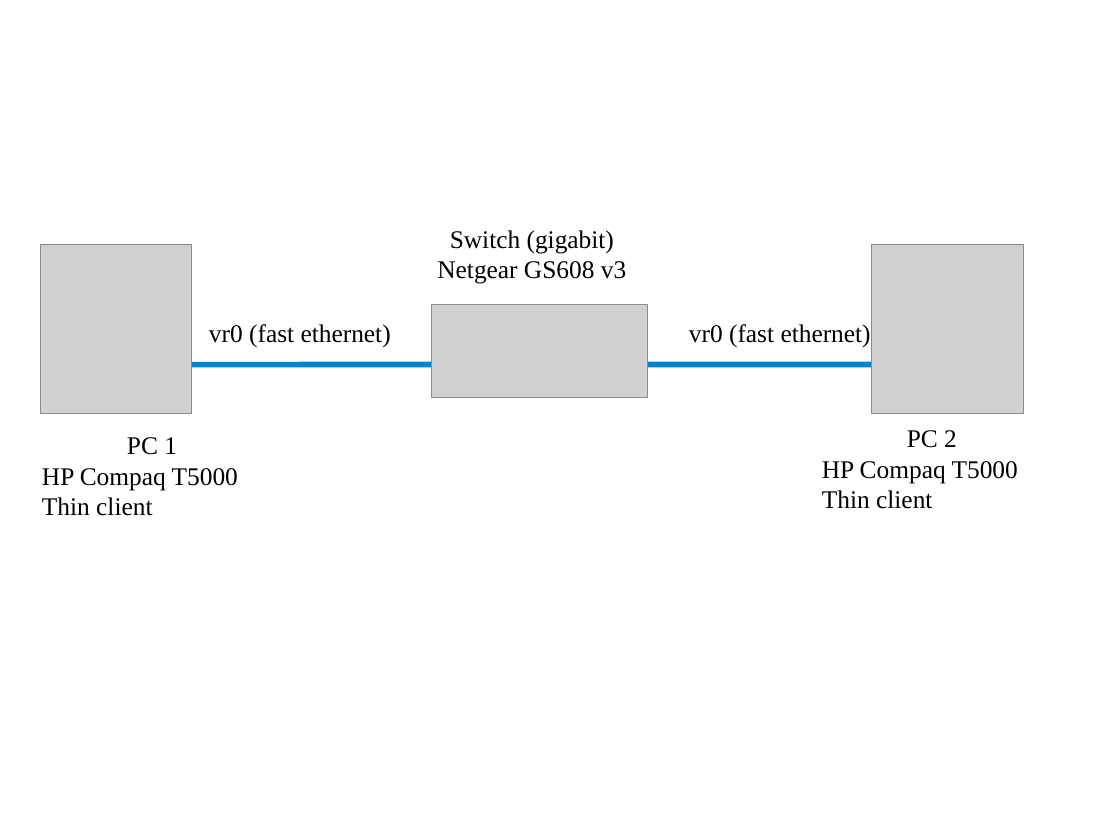
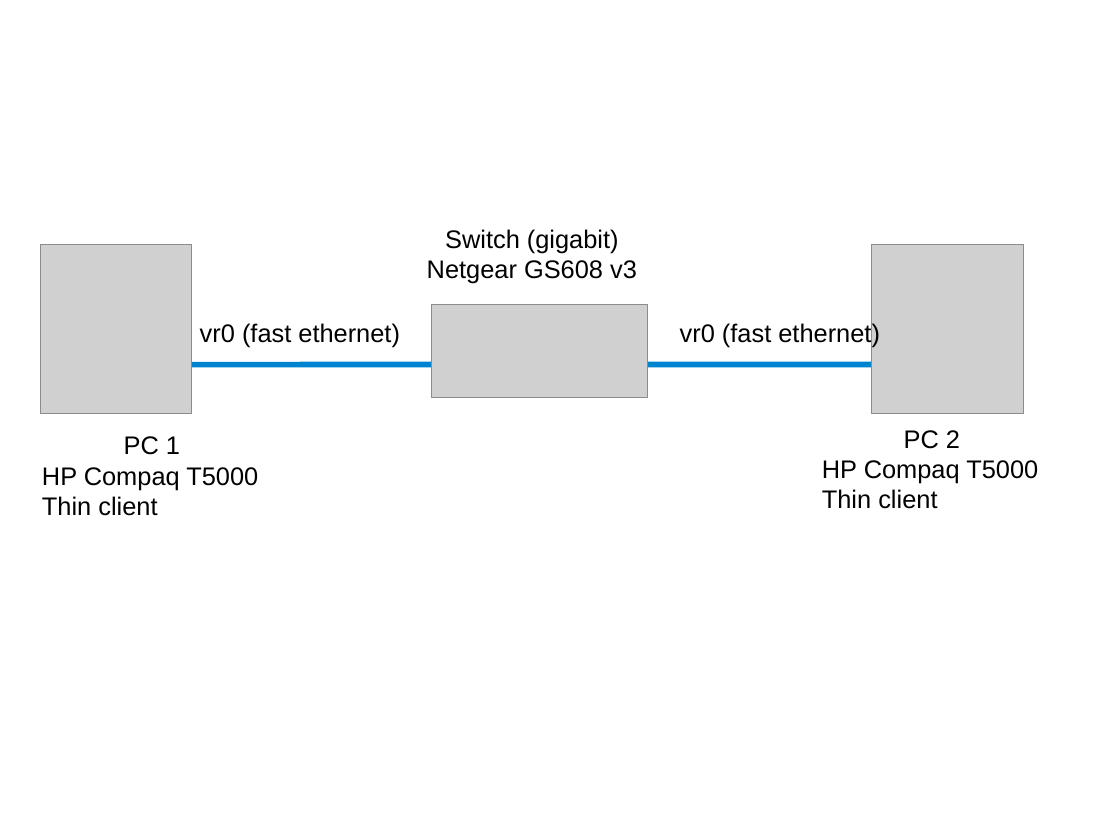
Before and after one commit to ocochard/BSDRP, a slide deck: slide 9 of trunk/docs/labs.examples.odp. Drawn at 1120x840 pixels with LibreOffice and Linux fonts; fonts in the diff are those of the drawing; grey boxes stand for pictures. Boxes give left, top, right and bottom in pixels: in the first picture for what was removed or moved away, otherwise in the second. Text is boxed around its words. In the diff, an @@ line names an element or a change of style, - is before the commit and + after.

```diff
--- a/trunk/docs/labs.examples.odp
+++ b/trunk/docs/labs.examples.odp
@@ font Times New Roman to Arial in 5 elements at (200,323,400,348), (680,322,880,348), (42,436,258,516), (822,430,1038,509), (427,229,637,284) @@
```
Also in this commit, not shown: 16 other slides changed, 4 slides added, 2 slides removed, 1 other file.
